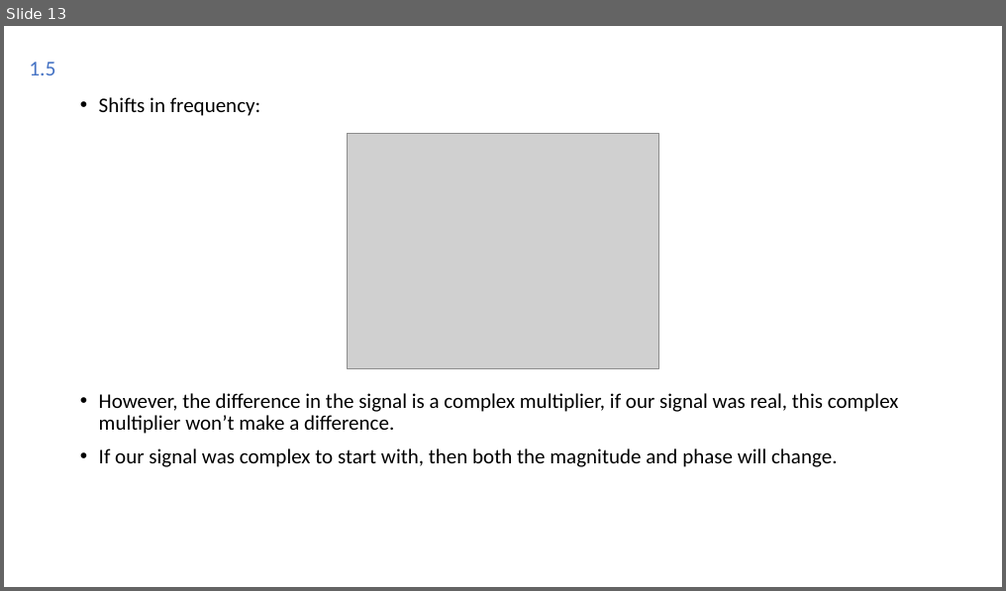
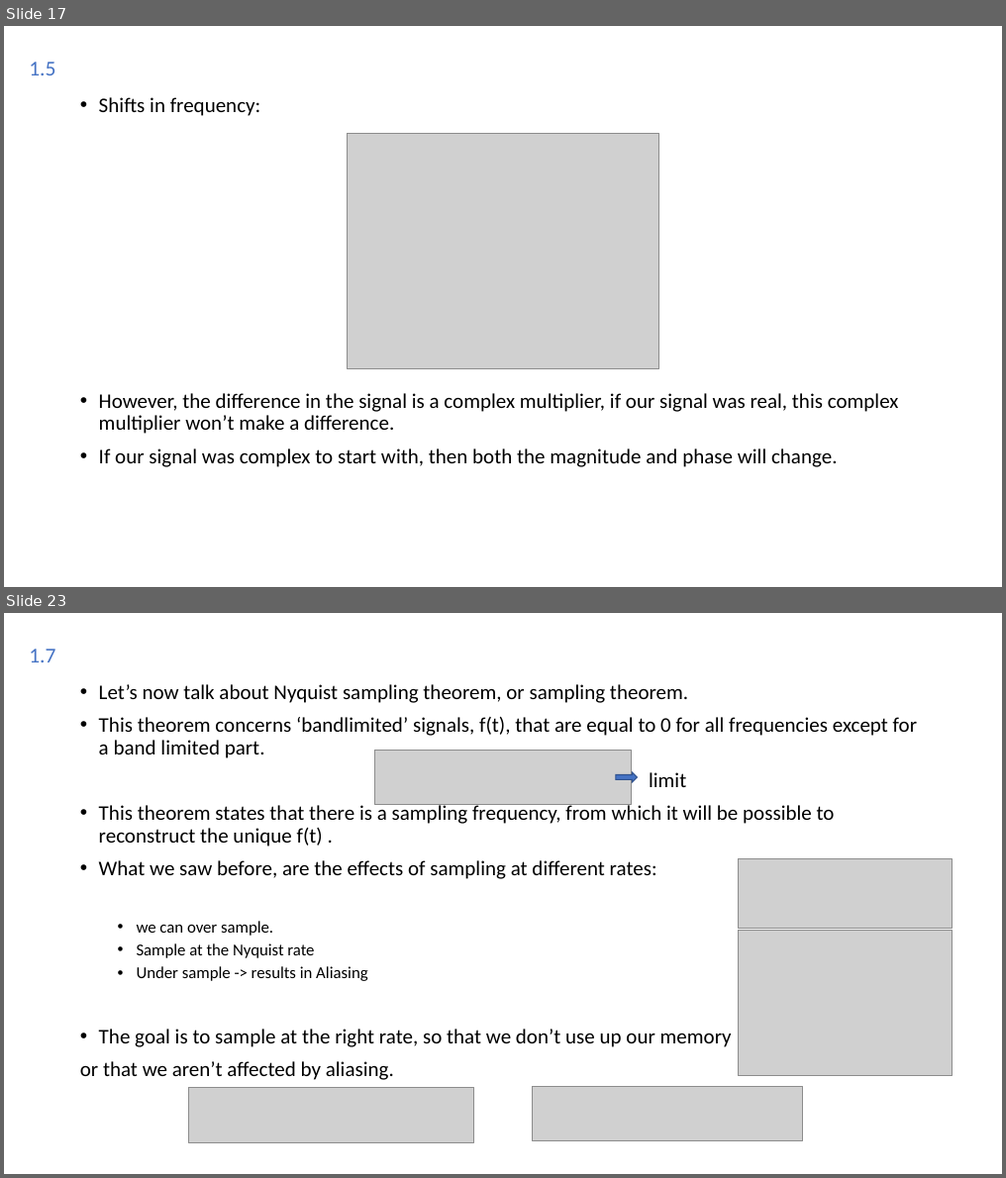
Before and after one commit to Joao-Quinta/Uni3eme_2, a slide deck: imagerieNumerique/Imagerie numérique.odp. Shown one above the other, each under a label of ours: slide 13 before the commit, slides 17 and 23 after it; the slides between them are not shown. The pictures are 1006x591 and 1006x1178 pixels, drawn with LibreOffice and Linux fonts; fonts in the diff are those of the drawing; grey boxes stand for pictures. Boxes give left, top, right and bottom in pixels: in the first picture for what was removed or moved away, otherwise in the second. Text is boxed around its words. In the diff, an @@ line names an element or a change of style, - is before the commit and + after.

```diff
--- a/imagerieNumerique/Imagerie numérique.odp
+++ b/imagerieNumerique/Imagerie numérique.odp
@@ slide 23 added at [4, 613, 1002, 1174], background #FFFFFF @@
@@ text added at [29, 649, 55, 663], 20.4 pt, text #4472C4 @@
+1.7
@@ text added at [80, 684, 917, 1080], 20 pt, text #000000 @@
+• Let’s now talk about Nyquist sampling theorem, or sampling theorem.
+• This theorem concerns ‘bandlimited’ signals, f(t), that are equal to 0 for all frequencies except for a band limited part.
+limit
+• This theorem states that there is a sampling frequency, from which it will be possible to reconstruct the unique f(t) .
+• What we saw before, are the effects of sampling at different rates:
+  • we can over sample.
+  • Sample at the Nyquist rate
+  • Under sample -> results in Aliasing
+• The goal is to sample at the right rate, so that we don’t use up our memory
+or that we aren’t affected by aliasing.
@@ picture added at [374, 750, 632, 805] @@
@@ freeform shape added at [616, 772, 637, 782], fill #4472C4, outline #2F528F 0.99 pt @@
@@ picture added at [738, 860, 952, 928] @@
@@ picture added at [738, 931, 952, 1076] @@
@@ picture added at [533, 1086, 803, 1141] @@
@@ picture added at [188, 1088, 473, 1144] @@
@@ what was slide 13 is now slide 17 @@
```
Also in this commit, not shown: 5 slides changed, 9 other slides added, 10 other files.
